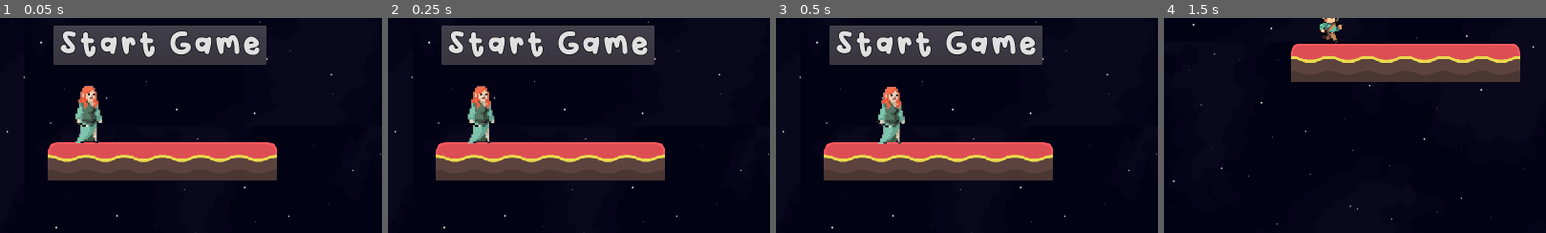
Above: before the commit, frames 1-4 (left to right).
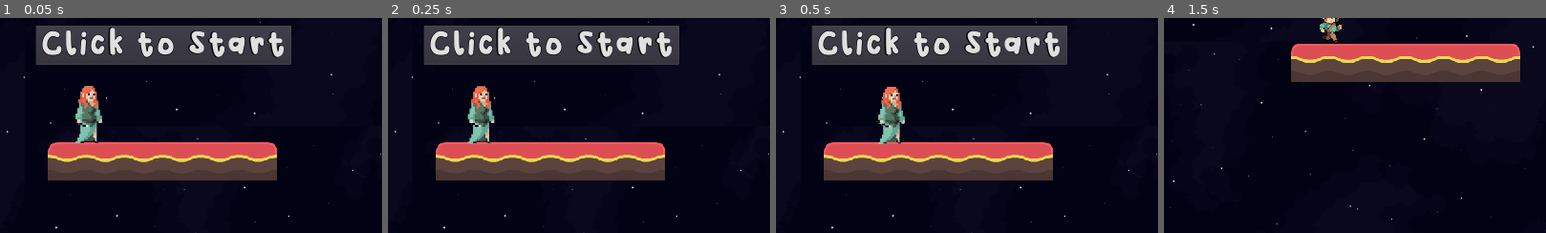
Above: after the commit, the same moments.

Repository: jonahshader/back5_platformer_unit3
Game: Godot game, scene res://scenes/menus/MainMenu.tscn
The game is run twice, just before and just after one commit, with the same random seed, the same clock (stepped at 60 frames per second) and the same inputs.
Inputs:
- Up to frame 1 (0.05 s): no input
- Up to frame 2 (0.25 s): no input
- Up to frame 3 (0.5 s): no input
- Up to frame 4 (1.5 s): click "Start Game" (after the commit: "Click to Start") at 0.5 s; click "Character 1" at 1.25 s
The pictures show only the part of the screen within x 28-78%, y 47-97%; the shares and areas given below are measured in that part.

The runs differ from the first frame. In frame 1, 5.4% of the frame differs, in the area x 9-77%, y 3-22%; in frame 2, 5.4%; in frame 3, 5.4%; in frame 4, nothing differs.

Commit message:
start button
Changed text to click to start

Diff:
--- a/scenes/menus/MainMenu.tscn
+++ b/scenes/menus/MainMenu.tscn
@@ -52,12 +52,12 @@
 }
 
 [node name="StartGame" type="Button" parent="."]
-margin_left = 450.0
+margin_left = 420.0
 margin_top = 350.0
-margin_right = 806.0
+margin_right = 848.0
 margin_bottom = 416.0
 custom_fonts/font = SubResource( 2 )
-text = "Start Game"
+text = "Click to Start"
 __meta__ = {
 "_edit_use_anchors_": false
 }
